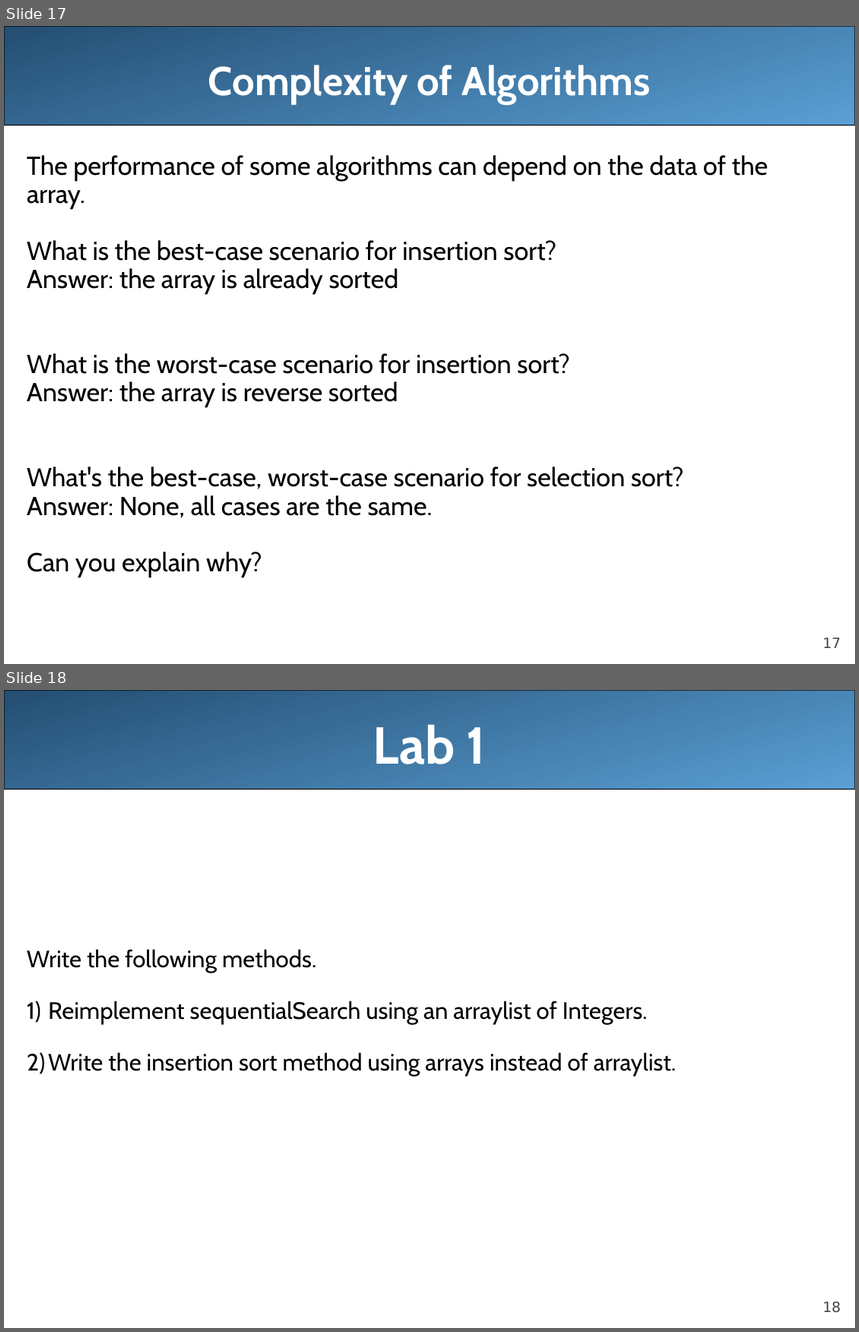
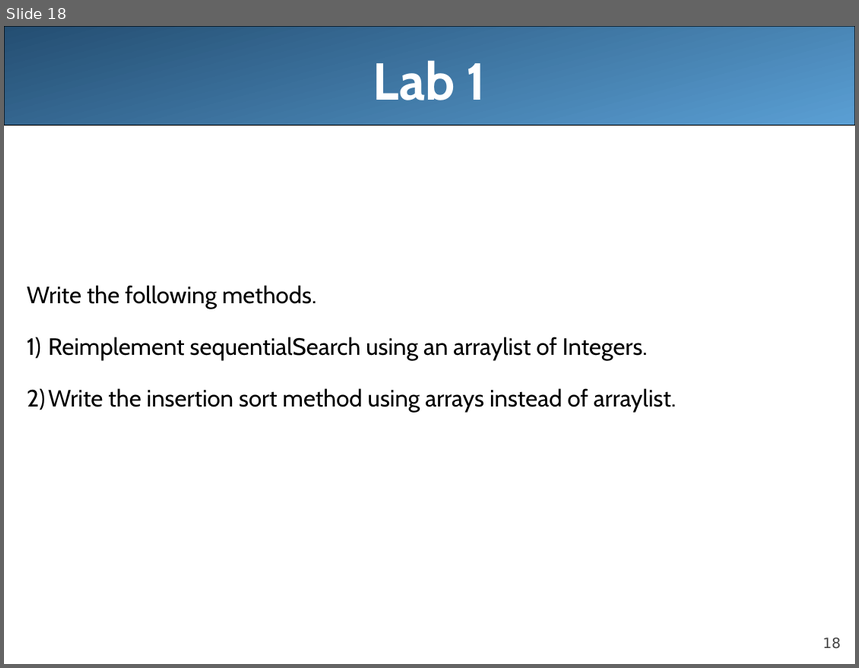
Before and after one commit to LongBaoNguyen/longbaonguyen.github.io, a slide deck: courses/apcsa/lecture19.ppt. Shown one above the other, each under a label of ours: slides 17 and 18 before the commit, slide 18 after it. The pictures are 859x1332 and 859x668 pixels, drawn with LibreOffice and Linux fonts; fonts in the diff are those of the drawing. Boxes give left, top, right and bottom in pixels: in the first picture for what was removed or moved away, otherwise in the second. Text is boxed around its words. In the diff, an @@ line names an element or a change of style, - is before the commit and + after.

```diff
--- a/courses/apcsa/lecture19.ppt
+++ b/courses/apcsa/lecture19.ppt
@@ slide 17 removed at (4, 26, 855, 664), background #FFFFFF; not listed: 2 template elements that a slide beside it also shows @@
@@ title removed at (208, 65, 651, 104) @@
-Complexity of Algorithms
@@ text removed at (27, 155, 769, 579) @@
-The performance of some algorithms can depend on the data of the
-array.
-What is the best-case scenario for insertion sort?
-Answer: the array is already sorted
-What is the worst-case scenario for insertion sort?
-Answer: the array is reverse sorted
-What's the best-case, worst-case scenario for selection sort?
-Answer: None, all cases are the same.
-Can you explain why?
```
Also in this commit, not shown: 2 slides changed, 1 slide added, 4 other files.
